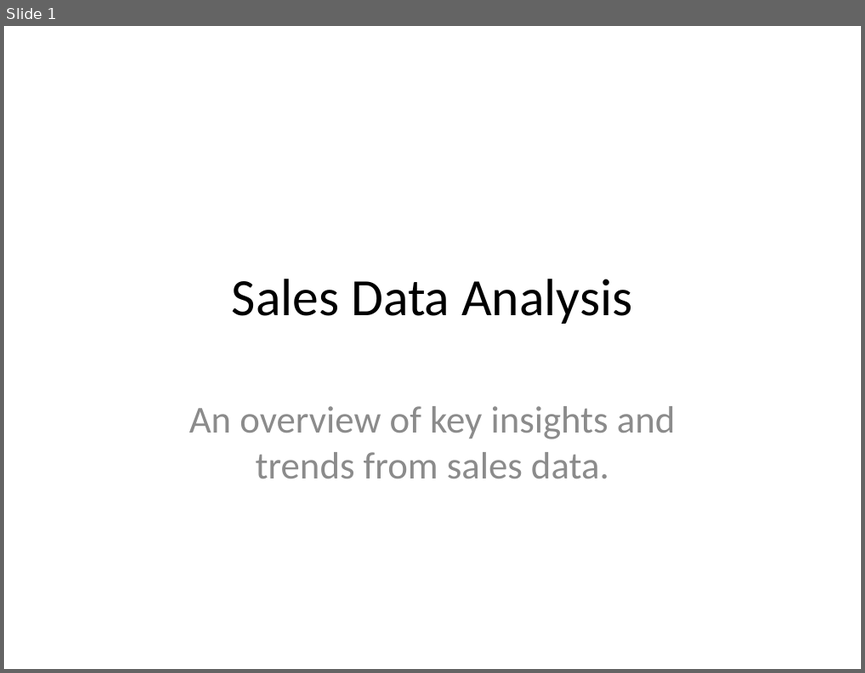
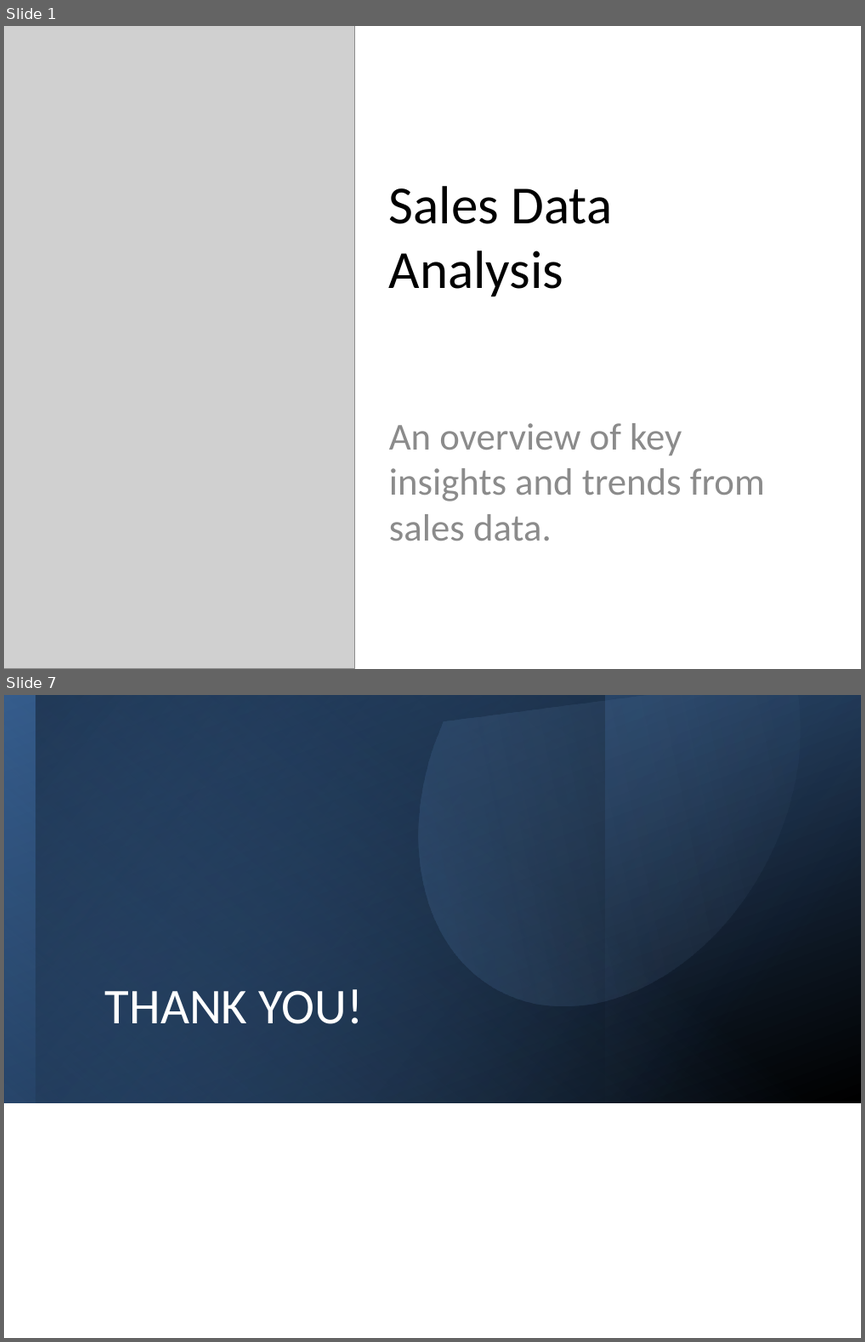
Before and after one commit to PaolaDumbi/Sales_Analysis, a slide deck: Sales_Data_Analysis_Presentation.pptx. Shown one above the other, each under a label of ours: slide 1 before the commit, slides 1 and 7 after it; the slides between them are not shown. The pictures are 865x673 and 865x1342 pixels, drawn with LibreOffice and Linux fonts; fonts in the diff are those of the drawing; grey boxes stand for pictures. Boxes give left, top, right and bottom in pixels: in the first picture for what was removed or moved away, otherwise in the second. Text is boxed around its words. In the diff, an @@ line names an element or a change of style, - is before the commit and + after.

```diff
--- a/Sales_Data_Analysis_Presentation.pptx
+++ b/Sales_Data_Analysis_Presentation.pptx
@@ slide 7 added at (x1=4, y1=695, x2=861, y2=1338), background #FFFFFF @@
@@ rectangle added at (x1=4, y1=695, x2=861, y2=1103), fill gradient #376092 to #000000 @@
@@ rectangle added at (x1=4, y1=695, x2=861, y2=1103), fill gradient #4F81BD to #376092 @@
@@ rectangle added at (x1=4, y1=695, x2=605, y2=1103), fill gradient #254061 to #000000 @@
@@ rectangle added at (x1=36, y1=695, x2=861, y2=1102), fill gradient #4F81BD to #000000 @@
@@ freeform shape added at (x1=344, y1=695, x2=851, y2=1072), fill gradient #4F81BD to #95B3D7 @@
@@ title added at (x1=105, y1=989, x2=364, y2=1024), 42 pt, text #FFFFFF @@
+THANK YOU!
@@ slide 1 changed as well @@
@@ picture added at (x1=4, y1=26, x2=355, y2=669) @@
@@ title "Sales Data Analysis" moved from (x1=232, y1=278, x2=632, y2=324) to (x1=389, y1=186, x2=613, y2=296) @@
@@ title "Sales Data Analysis" at (x1=389, y1=186, x2=613, y2=296): size 44 to 45 pt; alignment centre to left @@
@@ subtitle "An overview of key insights ..." moved from (x1=189, y1=406, x2=676, y2=478) to (x1=389, y1=423, x2=765, y2=540) @@
@@ subtitle "An overview of key insights ..." at (x1=389, y1=423, x2=765, y2=540): alignment centre to left @@
```
Also in this commit, not shown: 2 other slides changed, 3 other slides added, 3 slides removed, 1 other file.
